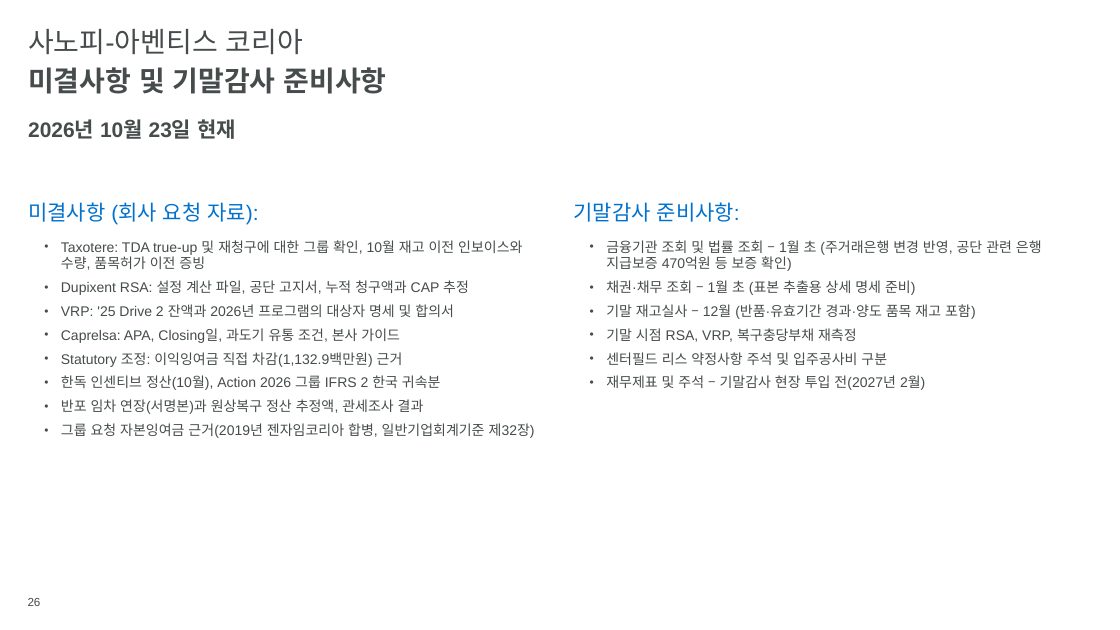
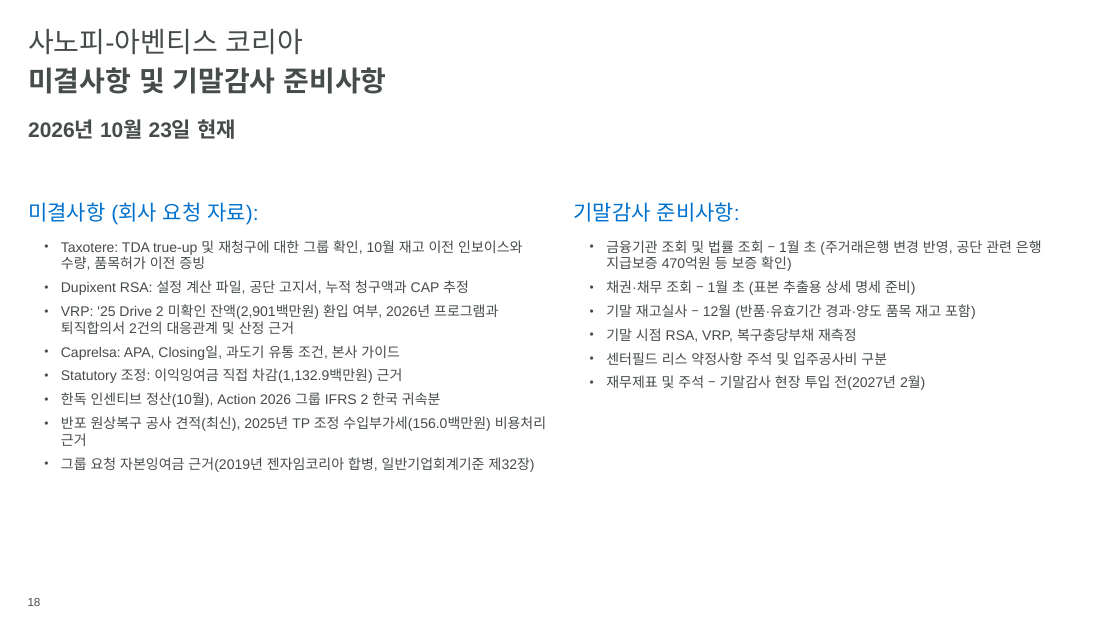
Before and after one commit to hansesle-maker/code, a slide deck: slide 18 of deliverables/SAK_FY2026_Interim_Closing_KO.pptx (slide 26 before the commit). Drawn at 1120x630 pixels with LibreOffice and Linux fonts; fonts in the diff are those of the drawing; background and template pictures are left out. Boxes give left, top, right and bottom in pixels: in the first picture for what was removed or moved away, otherwise in the second. Text is boxed around its words. In the diff, an @@ line names an element or a change of style, - is before the commit and + after.

```diff
--- a/deliverables/SAK_FY2026_Interim_Closing_KO.pptx
+++ b/deliverables/SAK_FY2026_Interim_Closing_KO.pptx
@@ text at (x1=61, y1=304, x2=498, y2=334): text changed @@
-  • VRP: '25 Drive 2 잔액과 2026년 프로그램의 대상자 명세 및 합의서
+  • VRP: '25 Drive 2 미확인 잔액(2,901백만원) 환입 여부, 2026년 프로그램과 퇴직합의서 2건의 대응관계 및 산정 근거
@@ text at (x1=61, y1=416, x2=546, y2=446): text changed @@
-  • 반포 임차 연장(서명본)과 원상복구 정산 추정액, 관세조사 결과
+  • 반포 원상복구 공사 견적(최신), 2025년 TP 조정 수입부가세(156.0백만원) 비용처리 근거
@@ page number at (x1=28, y1=598, x2=41, y2=606): text changed @@
-26
+18
```
Also in this commit, not shown: 12 other slides changed, 8 slides removed.
